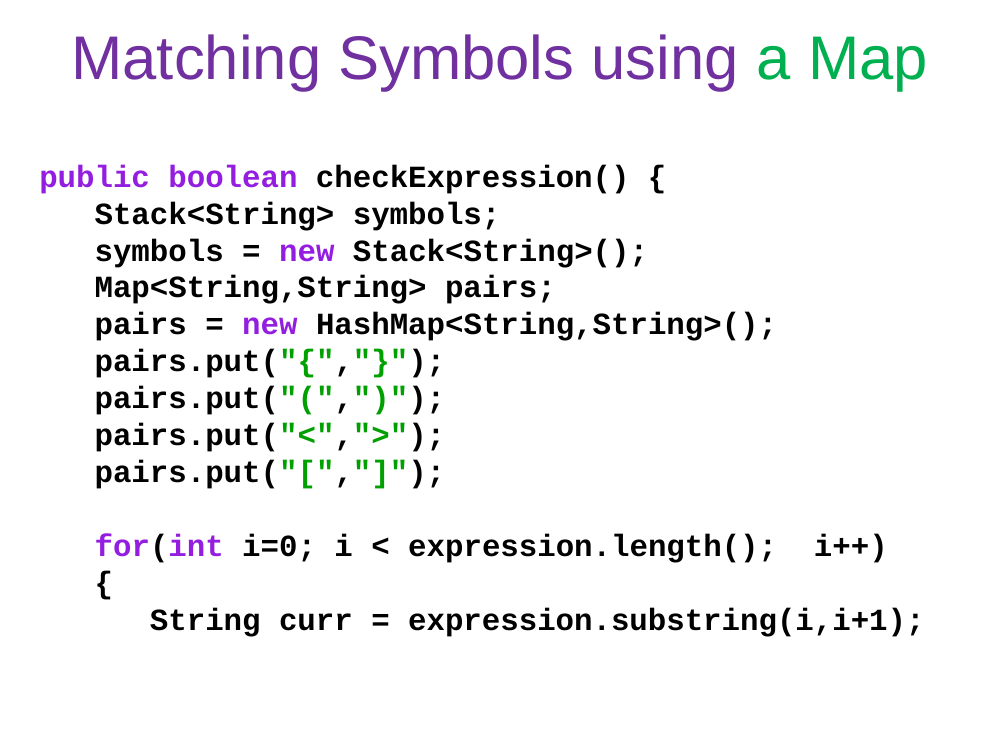
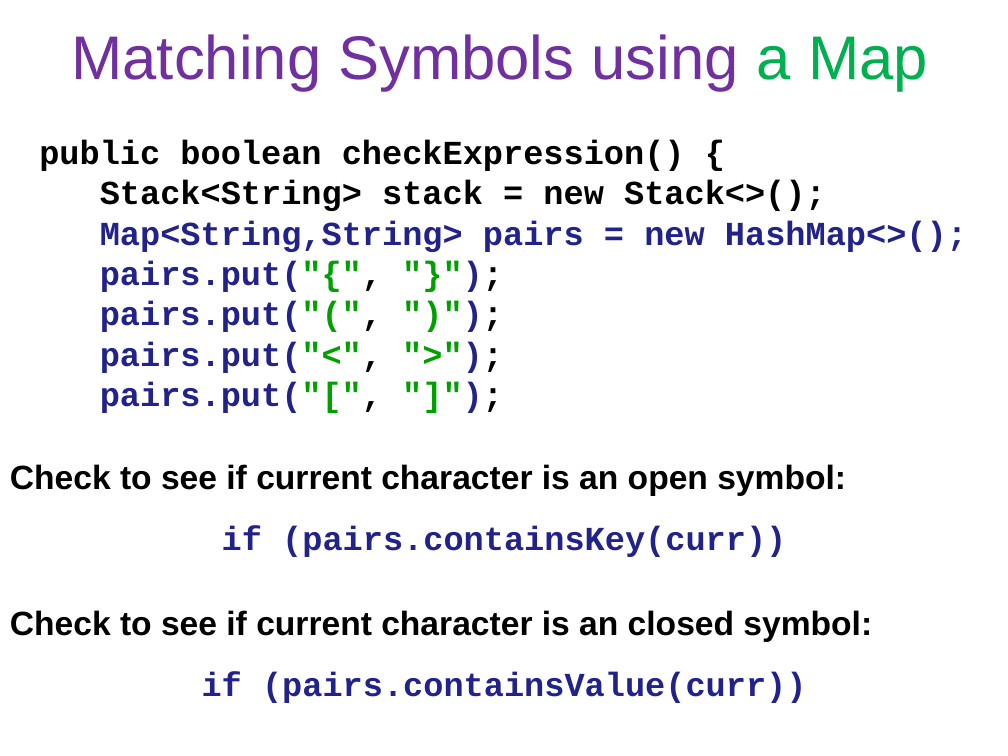
Before and after one commit to Cy-FairCS/cs3, a slide deck: slide 16 of u06b_stacks/notes/13b.expressionTester.pptx. Drawn at 1008x756 pixels with LibreOffice and Linux fonts; fonts in the diff are those of the drawing. Boxes give left, top, right and bottom in pixels: in the first picture for what was removed or moved away, otherwise in the second. Text is boxed around its words. In the diff, an @@ line names an element or a change of style, - is before the commit and + after.

Commit message:
Updated Stacks Lab 2 ppt

```diff
--- a/u06b_stacks/notes/13b.expressionTester.pptx
+++ b/u06b_stacks/notes/13b.expressionTester.pptx
@@ text at box(39, 140, 967, 413): text changed; size 22 to 24 pt; text colour #000000 to #22228B @@
-public boolean checkExpression() {
-Stack<String> symbols;
-symbols = new Stack<String>();
-Map<String,String> pairs;
-pairs = new HashMap<String,String>();
-pairs.put("{","}");
-pairs.put("(",")");
-pairs.put("<",">");
-pairs.put("[","]");
-for(int i=0; i < expression.length(); i++)
-{
-String curr = expression.substring(i,i+1);
+public boolean checkExpression() {
+Stack<String> stack = new Stack<>();
+Map<String,String> pairs = new HashMap<>();
+pairs.put("{", "}");
+pairs.put("(", ")");
+pairs.put("<", ">");
+pairs.put("[", "]");
@@ text added at box(10, 464, 872, 703), 24 pt, text #000000, bold @@
+Check to see if current character is an open symbol:
+if (pairs.containsKey(curr))
+Check to see if current character is an closed symbol:
+if (pairs.containsValue(curr))
```
Also in this commit, not shown: 2 other slides changed, 1 slide added.
